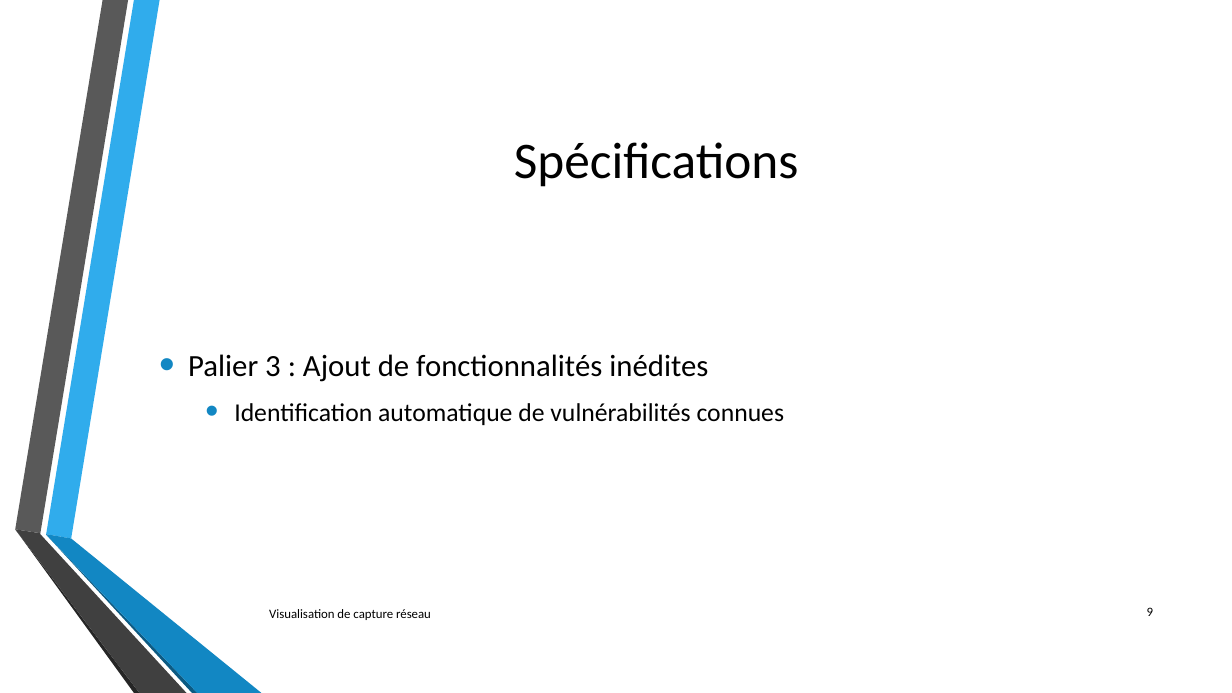
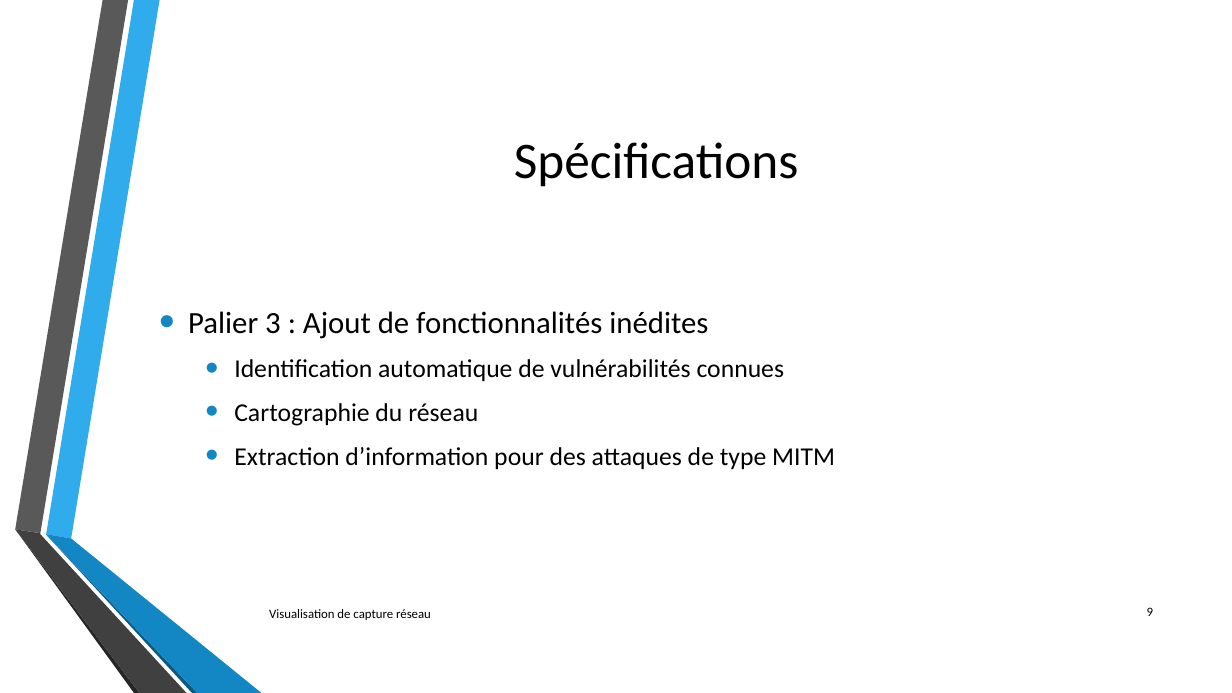
Before and after one commit to lechinoix/Pcap-visualization-project, a slide deck: slide 9 of Outils de visualisation de capture réseau.pptx. Drawn at 1232x693 pixels with LibreOffice and Linux fonts; fonts in the diff are those of the drawing; background and template pictures are left out. Boxes give left, top, right and bottom in pixels: in the first picture for what was removed or moved away, otherwise in the second. Text is boxed around its words. In the diff, an @@ line names an element or a change of style, - is before the commit and + after.

```diff
--- a/Outils de visualisation de capture réseau.pptx
+++ b/Outils de visualisation de capture réseau.pptx
@@ text at box(234, 403, 835, 469): paragraphs added @@
+  • Cartographie du réseau
+  • Extraction d’information pour des attaques de type MITM
```
Also in this commit, not shown: 9 other slides changed, 4 slides added.
